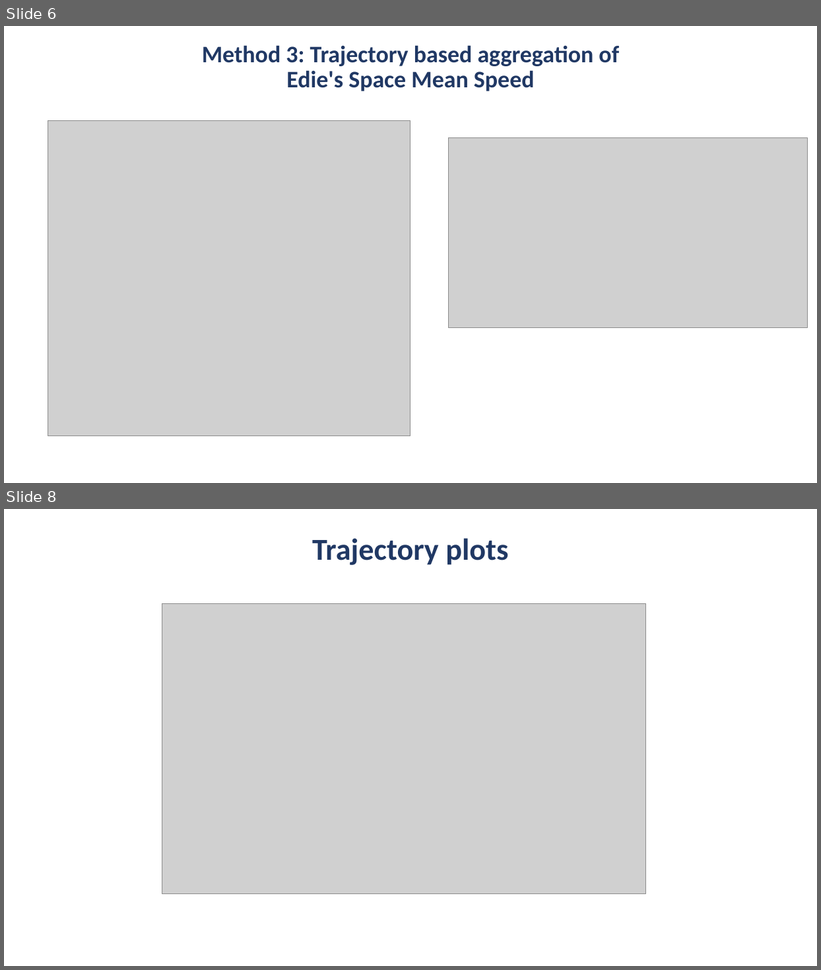
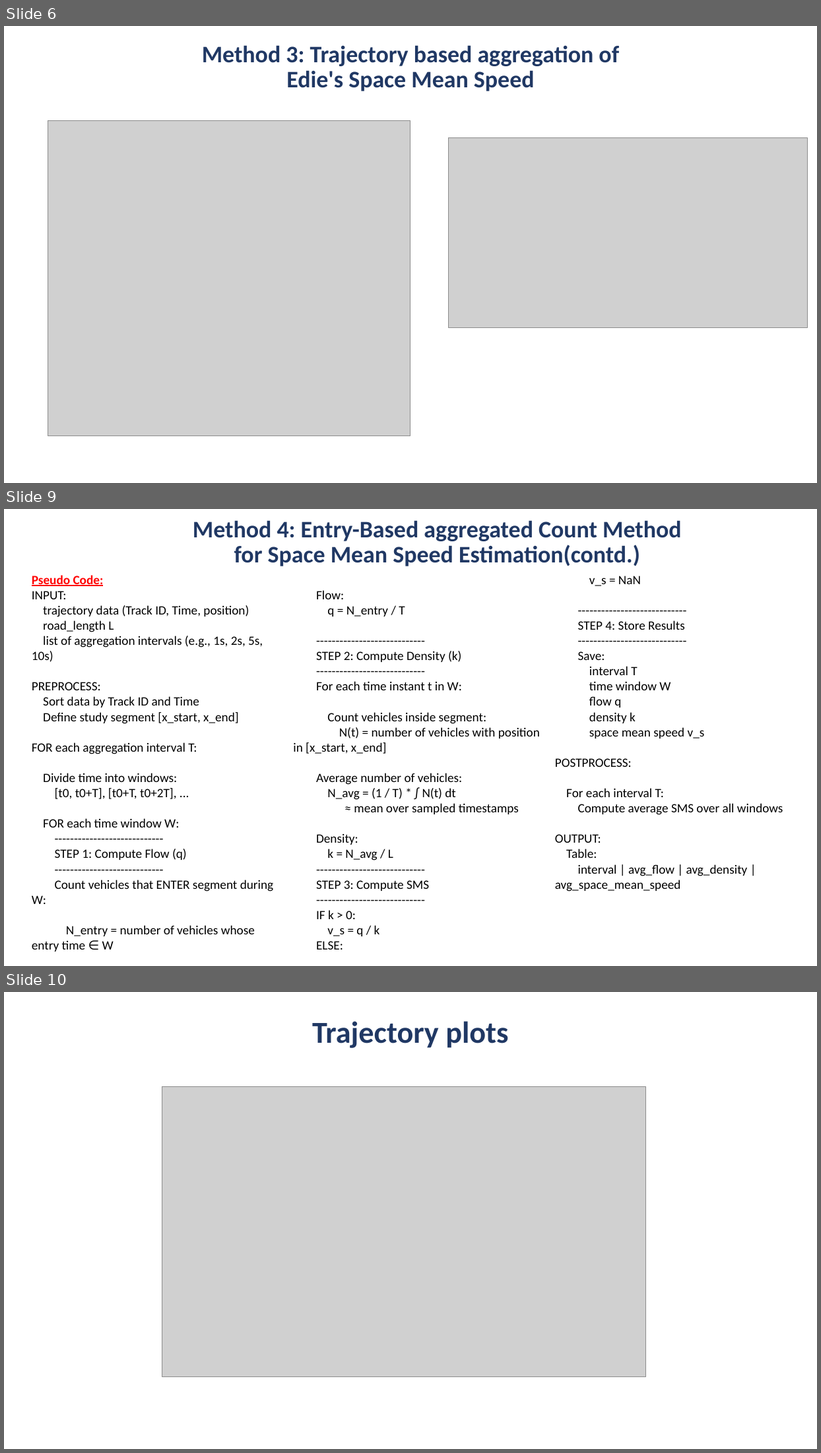
Before and after one commit to sauravbarua021-eng/Space_mean_speed_methods_comparison, a slide deck: Comparative Evaluation of Space Mean Speed Estimation Methods.pptx. Shown one above the other, each under a label of ours: slides 6 and 8 before the commit, slides 6, 9 and 10 after it; the slides between them are not shown. The pictures are 821x970 and 821x1453 pixels, drawn with LibreOffice and Linux fonts; fonts in the diff are those of the drawing; grey boxes stand for pictures. Boxes give left, top, right and bottom in pixels: in the first picture for what was removed or moved away, otherwise in the second. Text is boxed around its words. In the diff, an @@ line names an element or a change of style, - is before the commit and + after.

```diff
--- a/Comparative Evaluation of Space Mean Speed Estimation Methods.pptx
+++ b/Comparative Evaluation of Space Mean Speed Estimation Methods.pptx
@@ slide 9 added at (x1=4, y1=509, x2=817, y2=966), background #FFFFFF @@
@@ title added at (x1=193, y1=520, x2=681, y2=566), 28 pt, text #203864, bold @@
+Method 4: Entry-Based aggregated Count Method for Space Mean Speed Estimation(contd.)
@@ text added at (x1=32, y1=575, x2=783, y2=952), 15 pt, text #000000 @@
+Pseudo Code:
+INPUT:
+trajectory data (Track ID, Time, position)
+road_length L
+list of aggregation intervals (e.g., 1s, 2s, 5s, 10s)
+PREPROCESS:
+Sort data by Track ID and Time
+Define study segment [x_start, x_end]
+FOR each aggregation interval T:
+Divide time into windows:
+[t0, t0+T], [t0+T, t0+2T], ...
+FOR each time window W:
+----------------------------
+STEP 1: Compute Flow (q)
+----------------------------
+Count vehicles that ENTER segment during W:
+N_entry = number of vehicles whose entry time ∈ W
+Flow:
+q = N_entry / T
+----------------------------
+STEP 2: Compute Density (k)
+----------------------------
+For each time instant t in W:
+Count vehicles inside segment:
+N(t) = number of vehicles with position in [x_start, x_end]
+Average number of vehicles:
+N_avg = (1 / T) * ∫ N(t) dt
+≈ mean over sampled timestamps
+Density:
+k = N_avg / L
+----------------------------
+STEP 3: Compute SMS
+----------------------------
+IF k > 0:
+v_s = q / k
+ELSE:
+v_s = NaN
+----------------------------
+STEP 4: Store Results
+----------------------------
+Save:
+interval T
+time window W
+flow q
+density k
+space mean speed v_s
+POSTPROCESS:
+For each interval T:
+Compute average SMS over all windows
+OUTPUT:
+Table:
+interval | avg_flow | avg_density | avg_space_mean_speed
@@ what was slide 8 is now slide 10 @@
```
Also in this commit, not shown: 3 slides changed, 2 other slides added, 3 other files.
